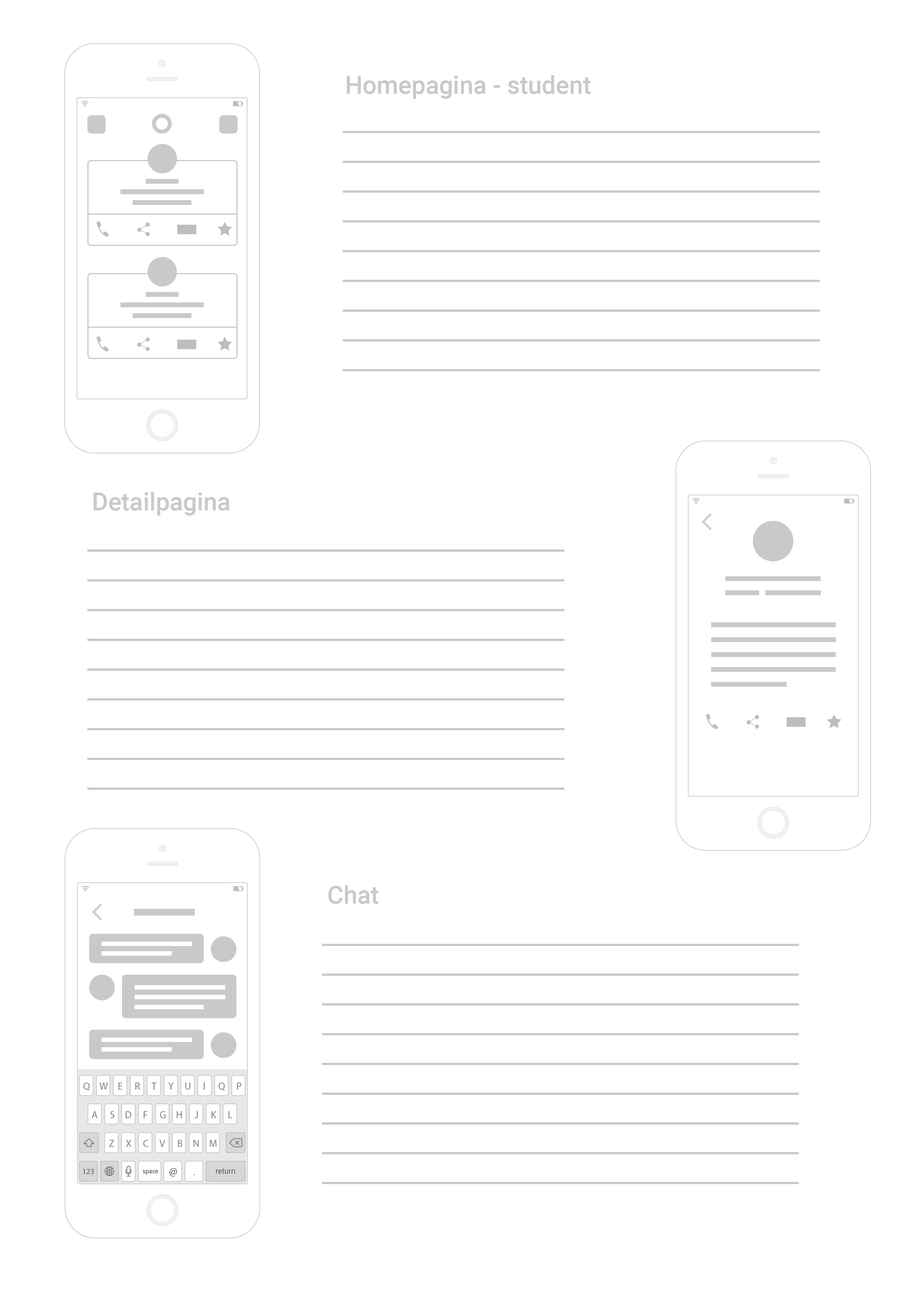
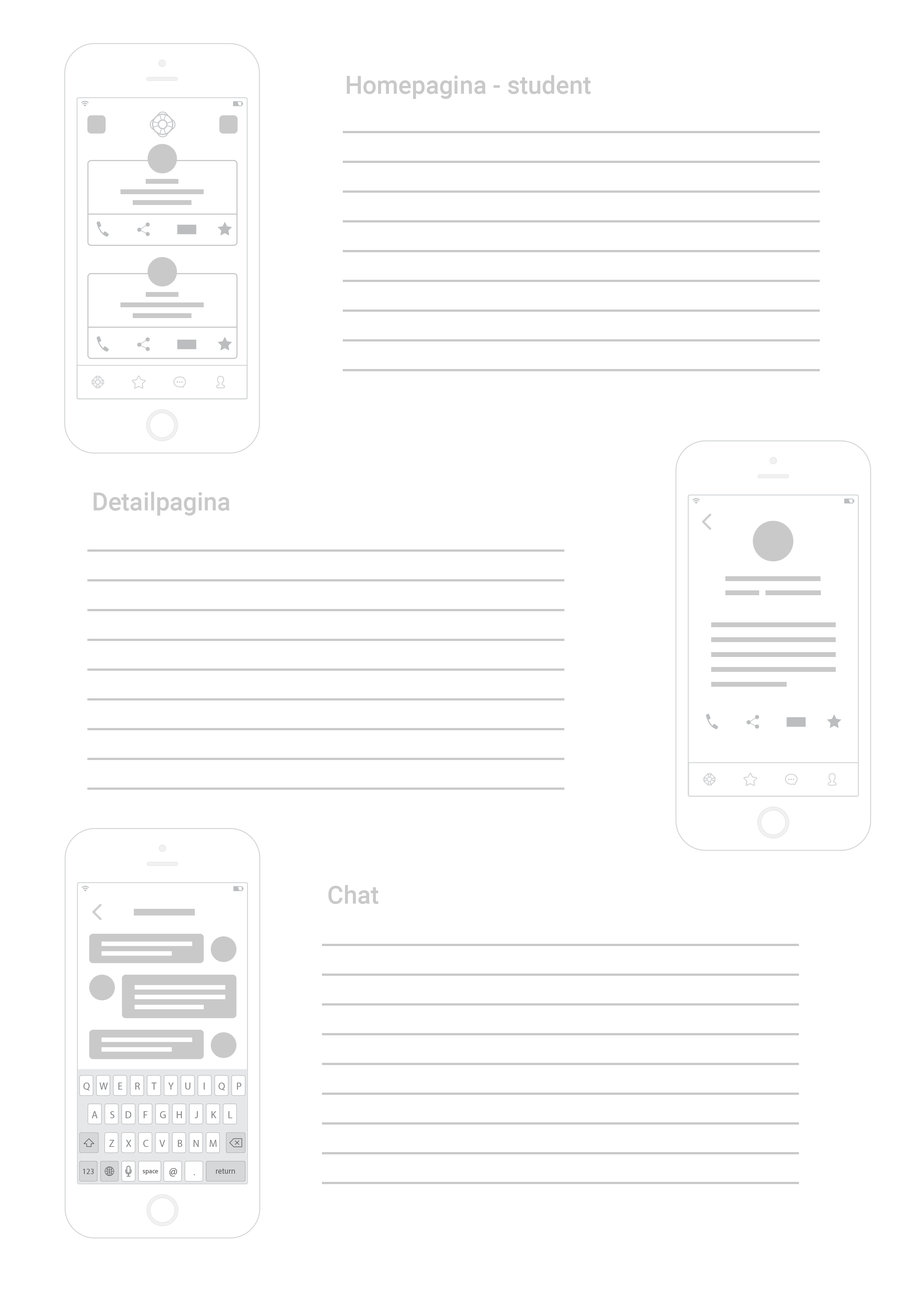
Before/after of a 922 x 1305 layered artwork. What changed in the layer stack:
added layer "Slim vectorobject kopiëren 3" in group "Detailpagina" over [688, 762, 859, 796]
added layer "Slim vectorobject" (1st of 3, in "Homepagina student" › "header") in group "header" over [149, 111, 176, 138]
hid "Laag 1" over [152, 113, 172, 134]
added layer "Slim vectorobject" (3rd of 3, in "Homepagina student" › "kaartje") in group "kaartje" over [76, 364, 248, 400]
